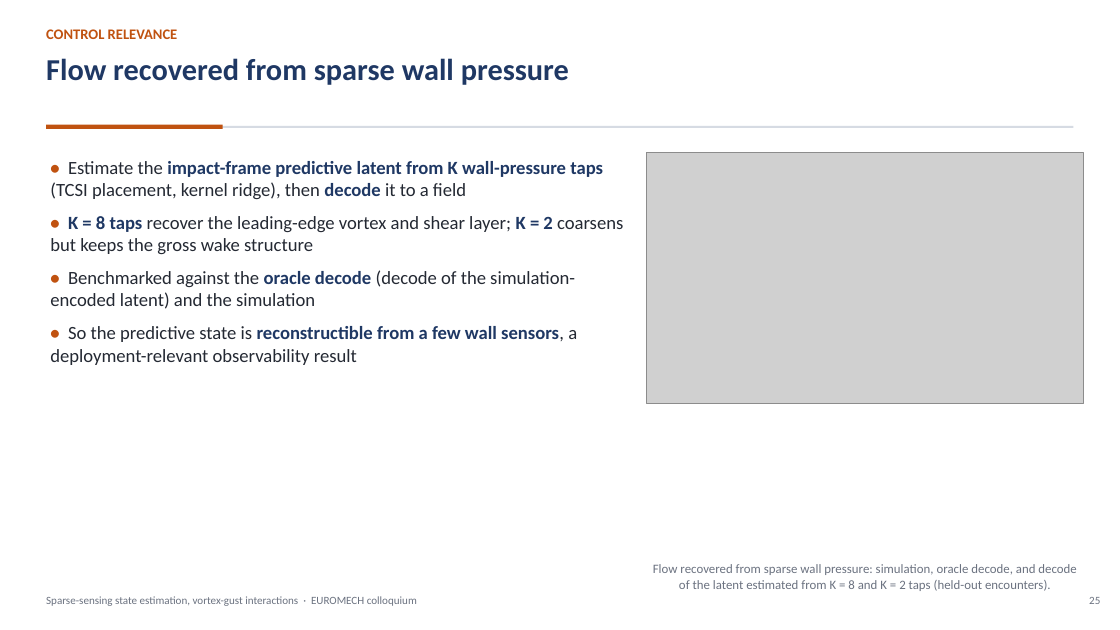
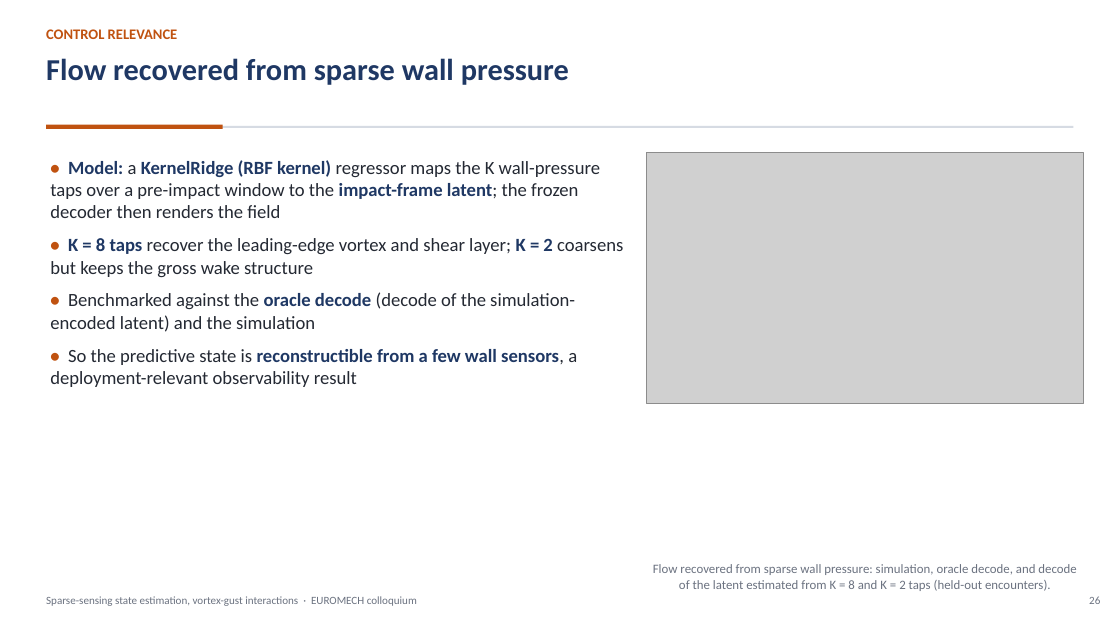
Before and after one commit to sanmi90/GUST-JEPA, a slide deck: slide 26 of paper/talk/euromech_gust_jepa.pptx (slide 25 before the commit). Drawn at 1120x630 pixels with LibreOffice and Linux fonts; fonts in the diff are those of the drawing; grey boxes stand for pictures. Boxes give left, top, right and bottom in pixels: in the first picture for what was removed or moved away, otherwise in the second. Text is boxed around its words. In the diff, an @@ line names an element or a change of style, - is before the commit and + after.

```diff
--- a/paper/talk/euromech_gust_jepa.pptx
+++ b/paper/talk/euromech_gust_jepa.pptx
@@ text at [50,160,600,218]: text changed; text colour #1F3864 to #242933; bold off @@
-• Estimate the impact-frame predictive latent from K wall-pressure taps (TCSI placement, kernel ridge), then decode it to a field
+• Model: a KernelRidge (RBF kernel) regressor maps the K wall-pressure taps over a pre-impact window to the impact-frame latent; the frozen decoder then renders the field
@@ text at [1089,596,1100,604]: text changed @@
-25
+26
```
Also in this commit, not shown: 17 other slides changed, 1 slide added, 1 slide removed, 7 other files.
